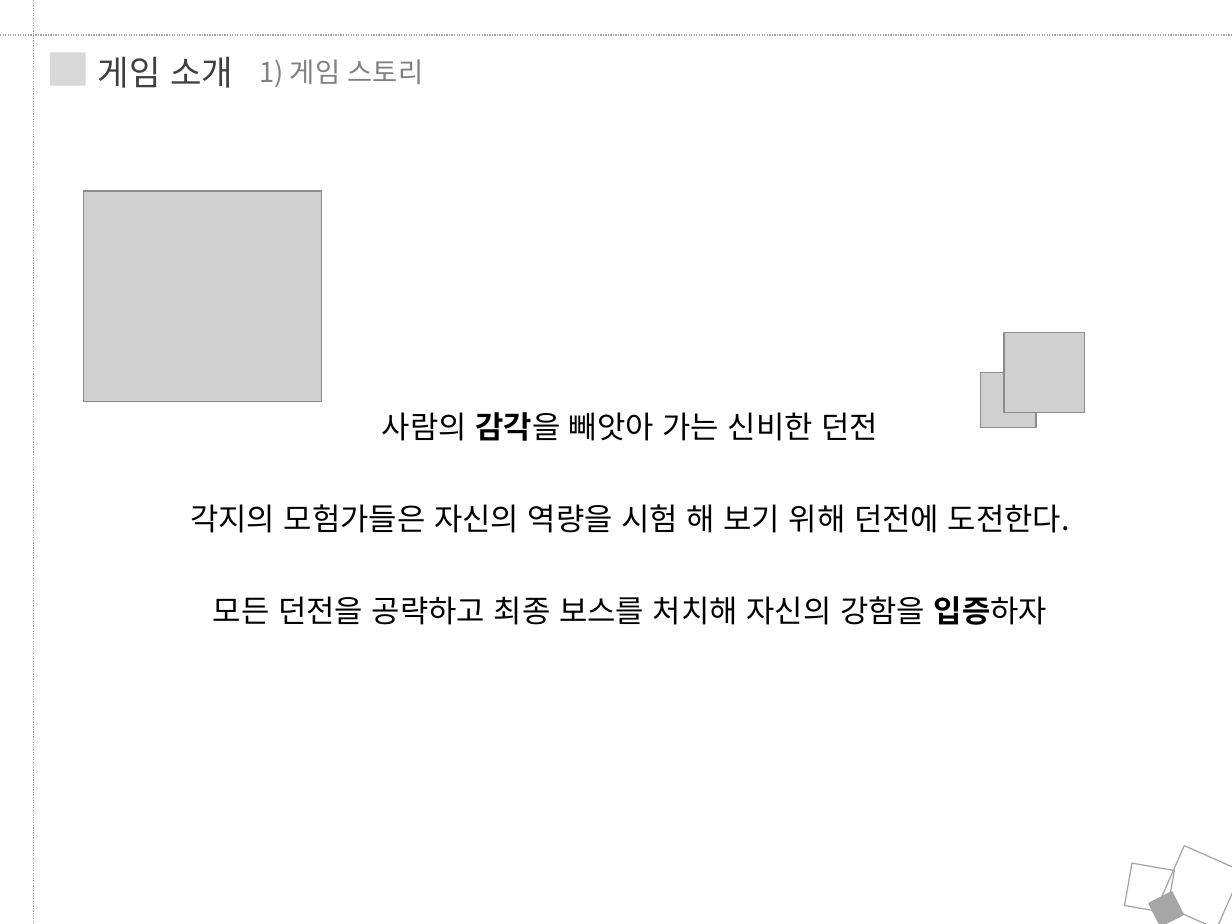
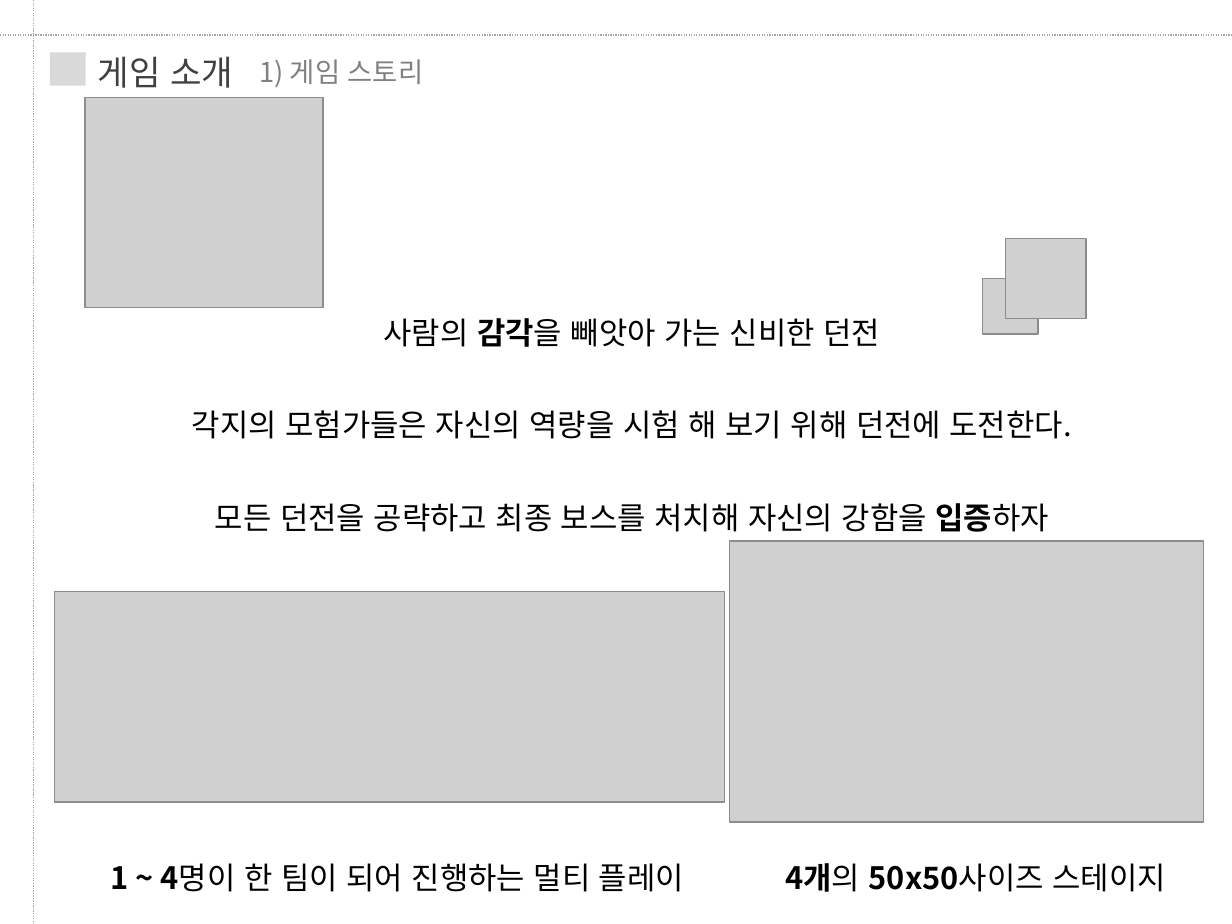
Before and after one commit to JungRobbi/ZolZak, a slide deck: slide 4 of Document/ppt.pptx (slide 7 before the commit). Drawn at 1232x924 pixels with LibreOffice and Linux fonts; fonts in the diff are those of the drawing; grey boxes stand for pictures. Boxes give left, top, right and bottom in pixels: in the first picture for what was removed or moved away, otherwise in the second. Text is boxed around its words. In the diff, an @@ line names an element or a change of style, - is before the commit and + after.

```diff
--- a/Document/ppt.pptx
+++ b/Document/ppt.pptx
@@ 3 pictures, 1 text: place and size @@
-3 pictures, 1 text at (84,191,1084,625)
+3 pictures, 1 text at (85,97,1085,532)
@@ picture added at (729,541,1204,822) @@
@@ picture added at (54,591,724,802) @@
@@ text added at (110,863,684,892), 18 pt, text #000000 @@
+1 ~ 4명이 한 팀이 되어 진행하는 멀티 플레이
@@ text added at (785,863,1165,892), 18 pt, text #000000 @@
+4개의 50x50사이즈 스테이지
@@ rectangle removed at (1125,863,1175,913) @@
@@ rectangle removed at (1159,846,1232,924) @@
@@ rectangle removed at (1149,891,1183,924) @@
```
Also in this commit, not shown: 8 other slides changed, 18 slides removed.
